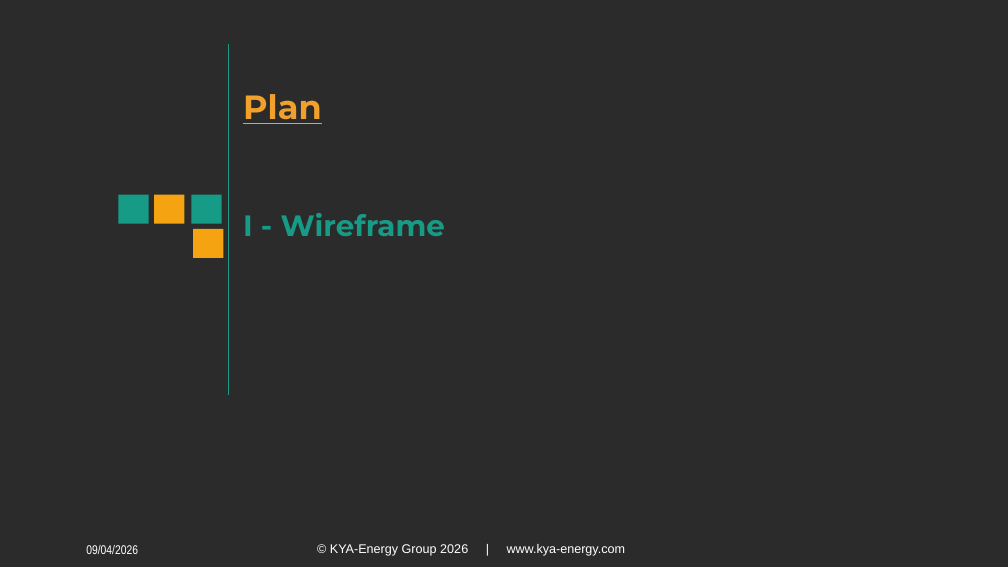
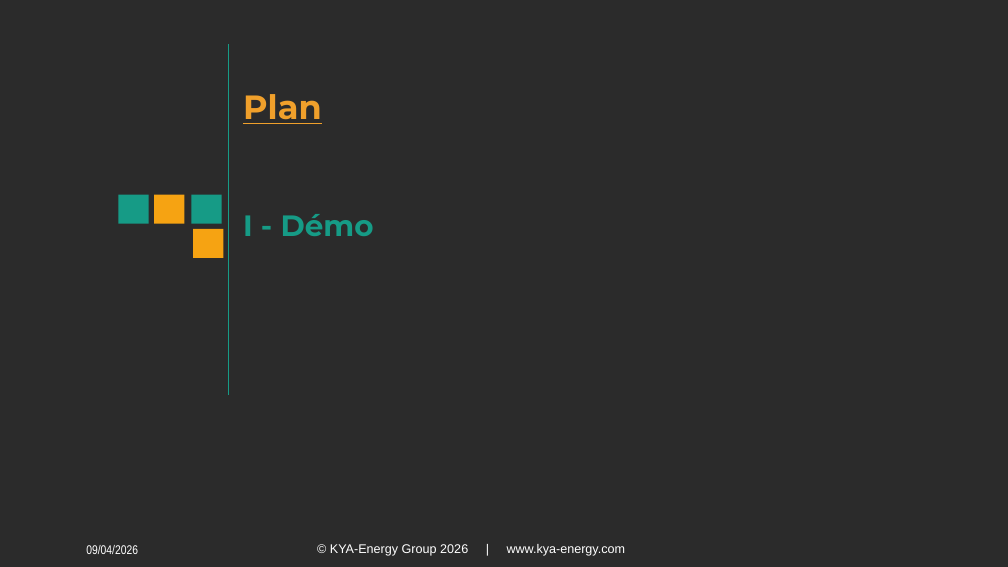
Before and after one commit to xavierGIT04/STAGE, a slide deck: slide 3 of business-model/GBANDI WAKE_Plateforme_Entree_Sortie_06-03-2026.pptx. Drawn at 1008x567 pixels with LibreOffice and Linux fonts; fonts in the diff are those of the drawing; background and template pictures are left out; a plain dark background stands for a picture behind light text. Boxes give left, top, right and bottom in pixels: in the first picture for what was removed or moved away, otherwise in the second. Text is boxed around its words. In the diff, an @@ line names an element or a change of style, - is before the commit and + after.

```diff
--- a/business-model/GBANDI WAKE_Plateforme_Entree_Sortie_06-03-2026.pptx
+++ b/business-model/GBANDI WAKE_Plateforme_Entree_Sortie_06-03-2026.pptx
@@ text at [243, 214, 374, 236]: text changed @@
-I - Wireframe
+I - Démo
```
Also in this commit, not shown: 16 other files.
